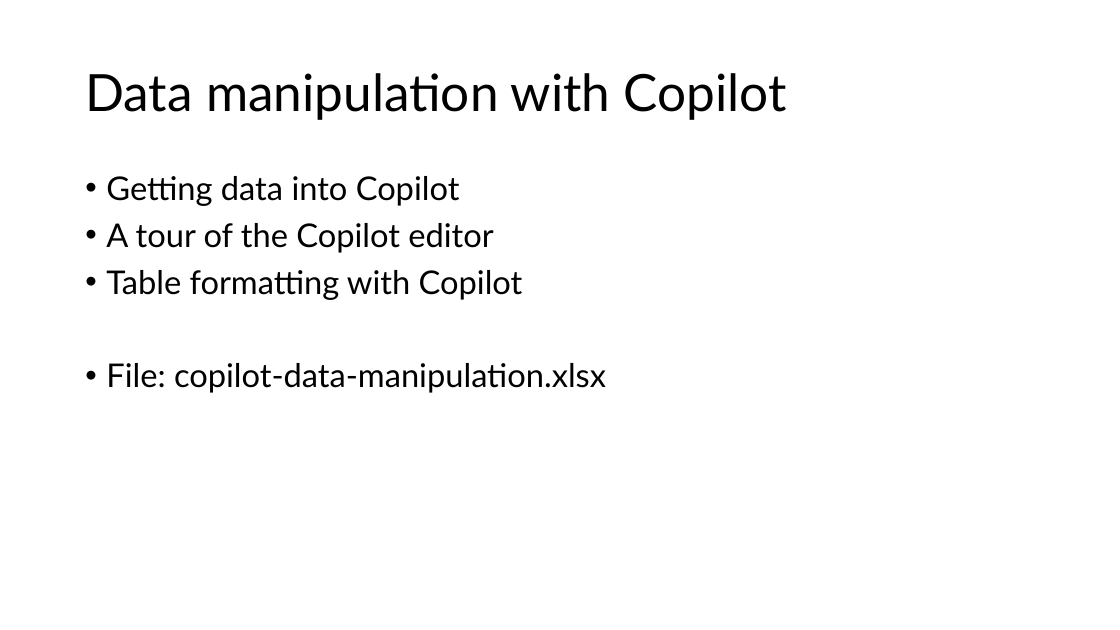
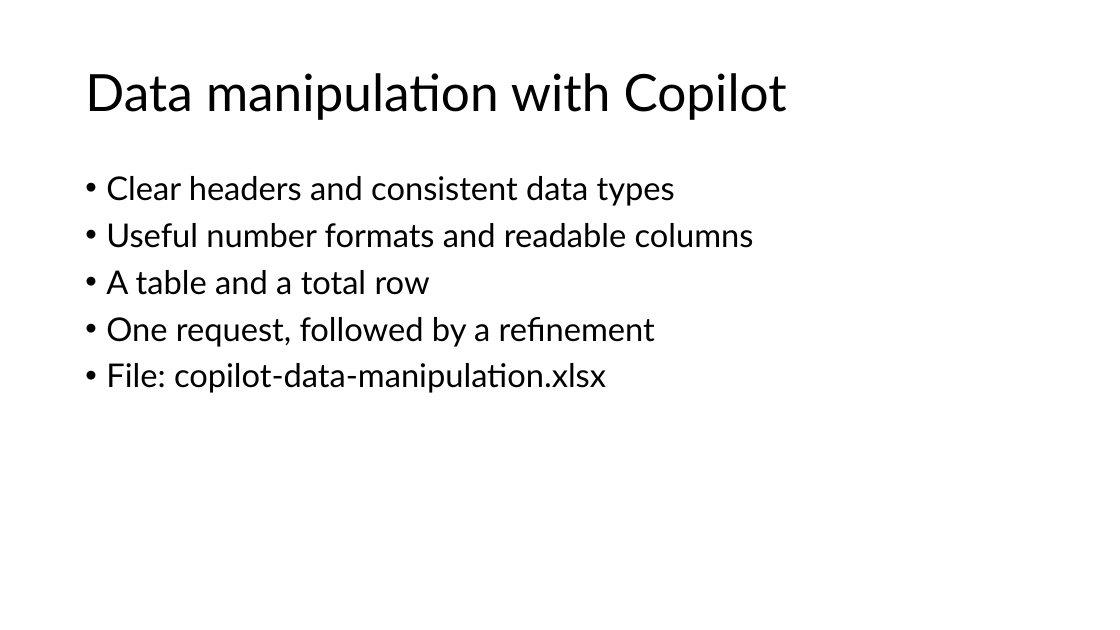
Before and after one commit to stringfestdata/complianceiq-intro-to-copilot-in-excel, a slide deck: slide 5 of complianceiq-intro-to-copilot-in-excel.pptx (slide 4 before the commit). Drawn at 1120x630 pixels with LibreOffice and Linux fonts; fonts in the diff are those of the drawing. Boxes give left, top, right and bottom in pixels: in the first picture for what was removed or moved away, otherwise in the second. Text is boxed around its words. In the diff, an @@ line names an element or a change of style, - is before the commit and + after.

```diff
--- a/complianceiq-intro-to-copilot-in-excel.pptx
+++ b/complianceiq-intro-to-copilot-in-excel.pptx
@@ text at (106,176,754,347): text changed @@
-• Getting data into Copilot
-• A tour of the Copilot editor
-• Table formatting with Copilot
+• Clear headers and consistent data types
+• Useful number formats and readable columns
+• A table and a total row
+• One request, followed by a refinement
```
Also in this commit, not shown: 6 other slides changed, 5 slides added, 2 slides removed, 6 other files.
